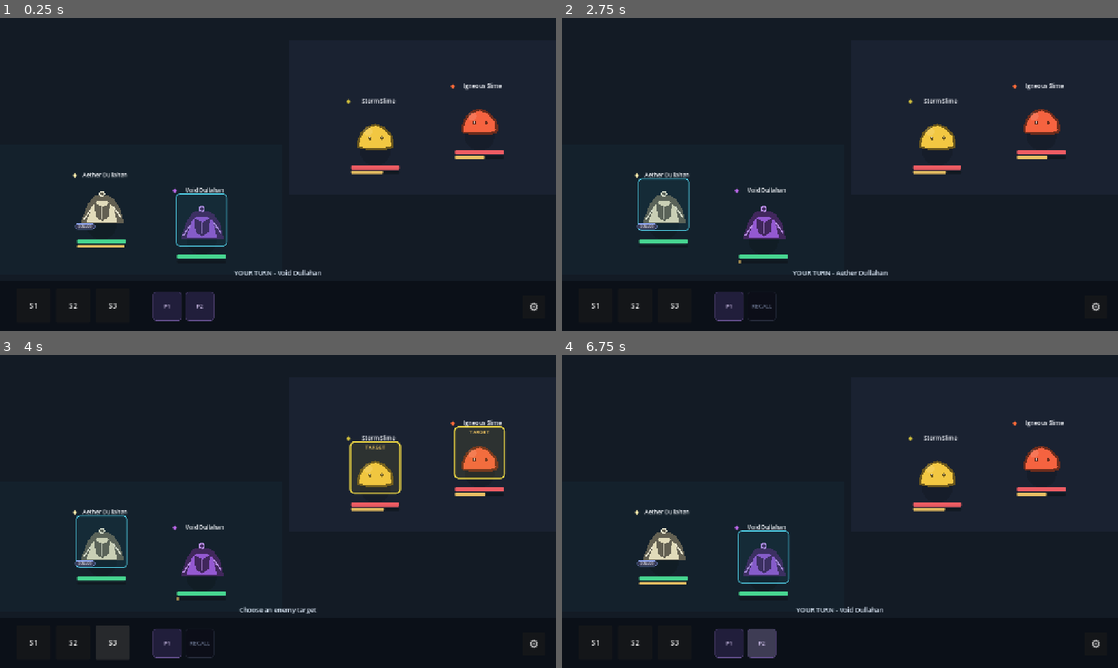
Above: before the commit, frames 1-4 (two rows, left to right).
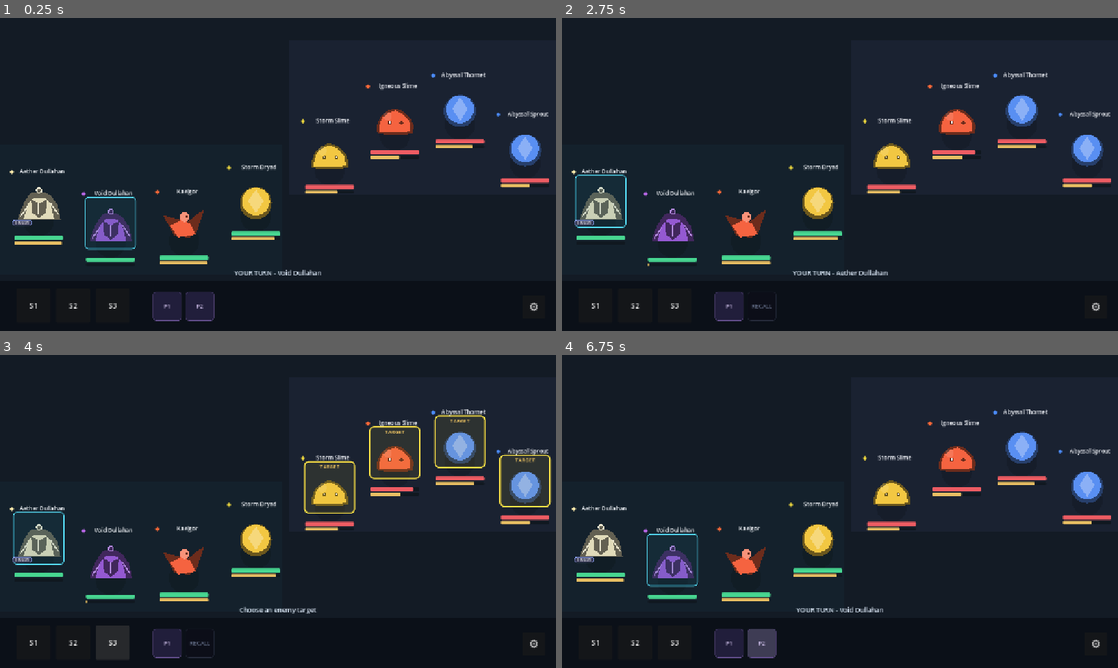
Above: after the commit, the same moments.

Repository: Akharyuu/monster-rpg
Game: Godot game, scene res://scenes/battle/battle_screen.tscn
Same seed, same stepped clock (60 frames per second), same inputs: the game is played once before the commit and once after it.
Inputs (mouse positions are in pixels of both pictures, inside the frame that each line leads up to):
- Up to frame 1 (0.25 s): no input
- Up to frame 2 (2.75 s): click "S1" at 0.5 s; click (940, 133) at 1.27 s; click "P1" at 2 s
- Up to frame 3 (4 s): click "S2" at 2.75 s; click "S3" at 3.5 s
- Up to frame 4 (6.75 s): click "RECALL" at 4.25 s; click "⚙" at 5 s; click "Restart demo" at 5.75 s; click "P2" at 6.5 s

The runs differ from the first frame. In frame 1, 8.7% of the frame differs, in the area x 1-99%, y 17-79%; in frame 2, 8.6%; in frame 3, 9.9%, in the area x 1-100%, y 17-80%; in frame 4, 8.7%.

Commit message:
test(godot): run four allies against four enemies in battle demo

Diff:
--- a/godot/scenes/battle/battle_screen.gd
+++ b/godot/scenes/battle/battle_screen.gd
@@ -42,14 +42,20 @@
 
 
 func _ready() -> void:
+    # Temporary 4v4 battle to inspect both curved formations, targeting,
+    # AoE effects, healing and passives. Change these lists for future demos.
     allies = [
         PrototypeFactoryScript.create_level_one_monster(
-            "dullahan_aether",
-            5
+            "dullahan_aether", 5
         ),
         PrototypeFactoryScript.create_level_one_monster(
-            "dullahan_void",
-            5
+            "dullahan_void", 5
+        ),
+        PrototypeFactoryScript.create_level_one_monster(
+            "drake_igneous"
+        ),
+        PrototypeFactoryScript.create_level_one_monster(
+            "dryad_storm"
         )
     ]
 
@@ -59,13 +65,20 @@
         ),
         PrototypeFactoryScript.create_level_one_monster(
             "slime_igneous"
+        ),
+        PrototypeFactoryScript.create_level_one_monster(
+            "thornet_abyssal"
+        ),
+        PrototypeFactoryScript.create_level_one_monster(
+            "sprout_abyssal"
         )
     ]
 
-    # Temporary resonance-test setup only.
-    # Enemies are damage sponges so long resonance rotations are easy to test.
+    # The old 100,000-HP dummy enemies made a full 4v4 unnecessarily long.
+    # A modest HP boost allows repeated attacks without making the test
+    # battle unreasonably slow. This does NOT modify canonical monster data.
     for enemy in enemies:
-        enemy.max_health = 100000
+        enemy.max_health = int(round(enemy.max_health * 2.0))
         enemy.health = enemy.max_health
 
     _layout_team_huds(ally_huds, allies.size())
